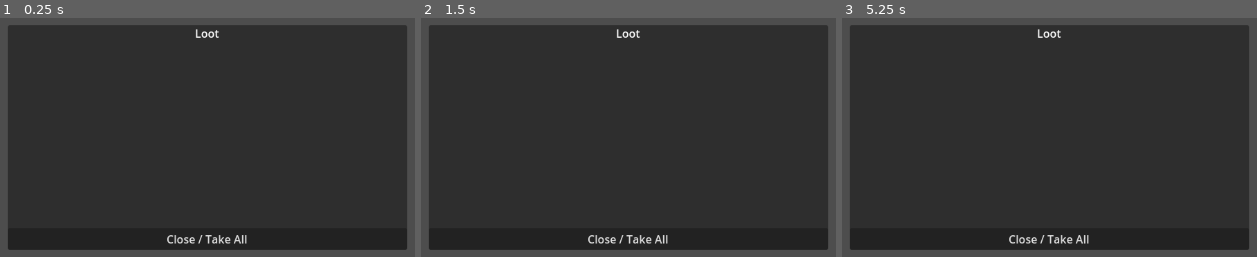
Above: before the commit, frames 1-3 (left to right).
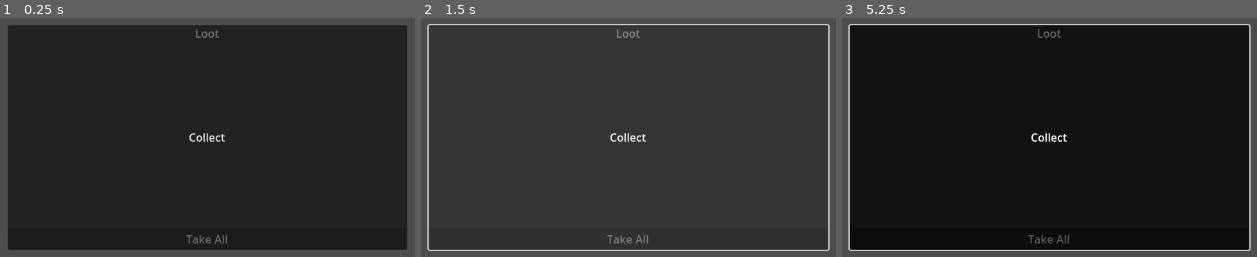
Above: after the commit, the same moments.

Repository: sxfoster/auto-battler
Game: Godot game, scene res://scenes/LootPanel.tscn
The game is run twice, just before and just after one commit, with the same random seed, the same clock (stepped at 60 frames per second) and the same inputs. This scene is started directly instead of the project's main scene.
Inputs (mouse positions are in pixels of both pictures, inside the frame that each line leads up to):
- Up to frame 1 (0.25 s): no input
- Up to frame 2 (1.5 s): click (628, 137) at 0.5 s, where only the run after the commit has a clickable "Collect"; click "Close / Take All" (after the commit: "Take All") at 1.25 s
- Up to frame 3 (5.25 s): click "Close / Take All" (after the commit: "Take All") at 2 s; click (1049, 137) at 2.75 s, where only the run after the commit has a clickable "Collect"; click "Close / Take All" (after the commit: "Take All") at 3.5 s; click (1049, 137) at 4.25 s, where only the run after the commit has a clickable "Collect"; tap Enter at 5 s; move the mouse to (1223, 115) at 5.02 s; click (1223, 115) at 5.17 s

The runs differ from the first frame. In frame 1, 0.7% of the frame differs, in the area x 40-60%, y 4-95%; in frame 2, 2.8%; in frame 3, 83%, in the area x 1-99%, y 2-98%.
Error before the commit: Cannot call method 'get_children' on a null value. (res://scripts/ui/LootPanel.gd:46)
Error after the commit: Parse Error: "yield" was removed in Godot 4. Use "await" instead. (res://scripts/main/GameManager.gd:500)

Commit message:
Connect loot collect button and add change_to_loot

Diff:
--- a/auto-battler/scenes/LootPanel.tscn
+++ b/auto-battler/scenes/LootPanel.tscn
@@ -23,4 +23,9 @@
 [node name="CloseButton" type="Button" parent="VBox"]
 text = "Take All"
 
+[node name="CollectButton" type="Button" parent="."]
+anchor_right = 1.0
+anchor_bottom = 1.0
+text = "Collect"
+
 [connection signal="pressed" from="CloseButton" to="." method="_on_close_button_pressed"]
--- a/auto-battler/scripts/main/GameManager.gd
+++ b/auto-battler/scripts/main/GameManager.gd
@@ -494,3 +494,11 @@
 
 # Remove old scene transition logic if fully replaced.
 # The old on_combat_finished, on_loot_complete, on_rest_complete are now handled by the new signal system.
+
+func change_to_loot() -> void:
+    get_tree().change_scene_to_file("res://scenes/LootPanel.tscn")
+    yield(get_tree(), "idle_frame")
+
+func change_to_dungeon_map() -> void:
+    get_tree().change_scene_to_file("res://scenes/DungeonMap.tscn")
+    yield(get_tree(), "idle_frame")
--- a/auto-battler/scripts/ui/LootPanel.gd
+++ b/auto-battler/scripts/ui/LootPanel.gd
@@ -1,4 +1,4 @@
-extends PanelContainer
+extends Control
 
 # Signal emitted when an item is chosen to be added to inventory
 signal add_item_to_inventory(item_data: Dictionary)
@@ -7,11 +7,9 @@
 
 @export var loot_list_container_path: NodePath = NodePath("VBox/LootScroll/LootList")
 @export var close_button_path: NodePath = NodePath("VBox/CloseButton")
-@export var collect_button_path: NodePath = NodePath("VBox/CollectButton")
 
 @onready var loot_list_container: VBoxContainer = get_node(loot_list_container_path)
 @onready var close_button: Button = get_node(close_button_path)
-@onready var collect_button: Button = get_node_or_null(collect_button_path)
 
 # Placeholder for loot items. In a real game, this would be passed to the panel.
 var current_loot_items: Array = []
@@ -20,8 +18,7 @@
 # var LootItemEntryScene = preload("res://scenes/ui_components/LootItemEntry.tscn")
 
 func _ready():
-	if collect_button:
-		collect_button.pressed.connect(_on_CollectButton_pressed)
+        $CollectButton.connect("pressed", self, "_on_Collect_pressed")
 	# Populate with some example loot if nothing is passed AND this panel is visible on start (for testing)
 	# Typically, you'd call show_loot() from another script to display this panel.
 	if current_loot_items.is_empty() and self.visible:
@@ -157,8 +154,5 @@
 	# Optional: Bring to front if it's part of a complex UI
 	# move_to_front()
 
-func _on_CollectButton_pressed():
-	if Engine.has_singleton("GameManager"):
-		var gm = Engine.get_singleton("GameManager")
-		if gm.has_method("change_to_dungeon_map"):
-			gm.change_to_dungeon_map()
+func _on_Collect_pressed():
+        GameManager.change_to_dungeon_map()
